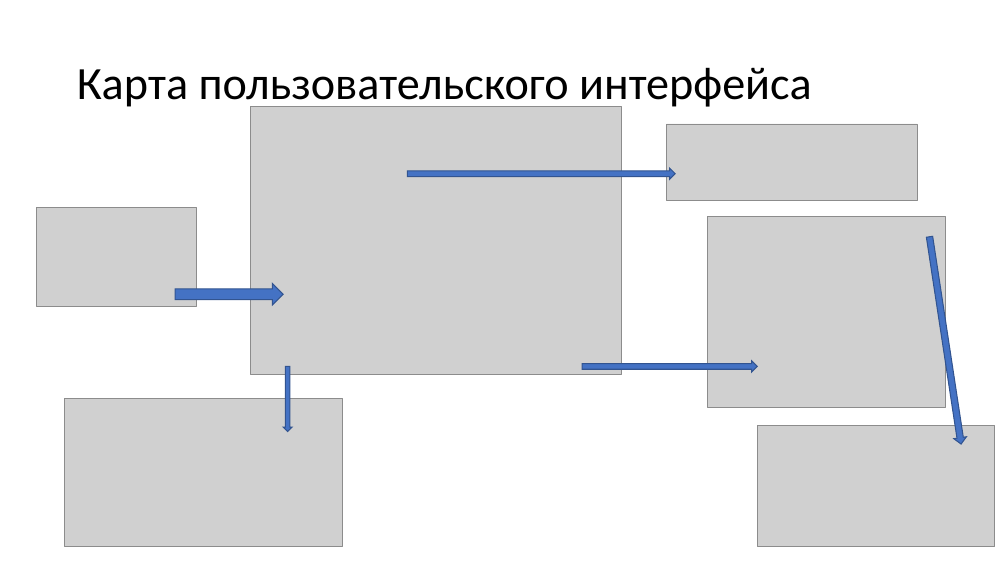
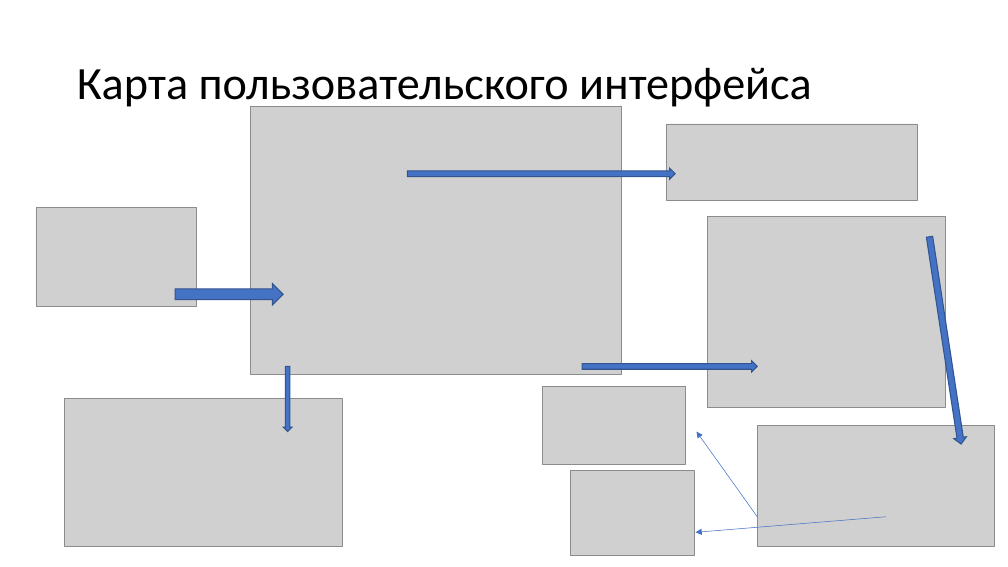
Before and after one commit to sofia-on-air/librarian, a slide deck: slide 5 of Презентация проекта.pptx. Drawn at 1008x567 pixels with LibreOffice and Linux fonts; fonts in the diff are those of the drawing; grey boxes stand for pictures. Boxes give left, top, right and bottom in pixels: in the first picture for what was removed or moved away, otherwise in the second. Text is boxed around its words. In the diff, an @@ line names an element or a change of style, - is before the commit and + after.

```diff
--- a/Презентация проекта.pptx
+++ b/Презентация проекта.pptx
@@ picture added at box(543, 386, 686, 465) @@
@@ arrow added from (758, 517) to (696, 432), #4472C4 0.5 pt @@
@@ picture added at box(571, 471, 695, 556) @@
@@ arrow added from (886, 517) to (696, 532), #4472C4 0.5 pt @@
```
Also in this commit, not shown: 1 other slide changed, 3 other files.
